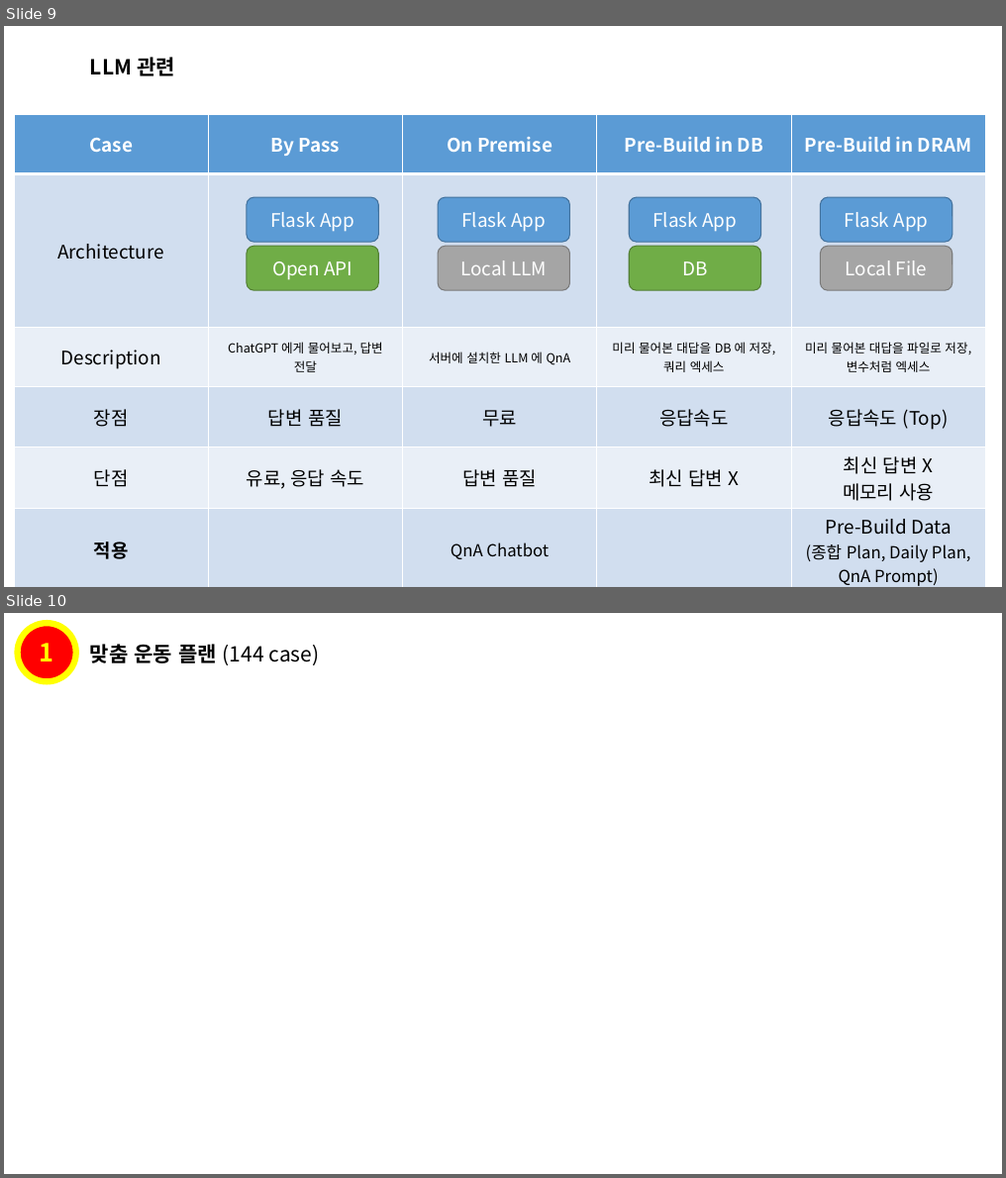
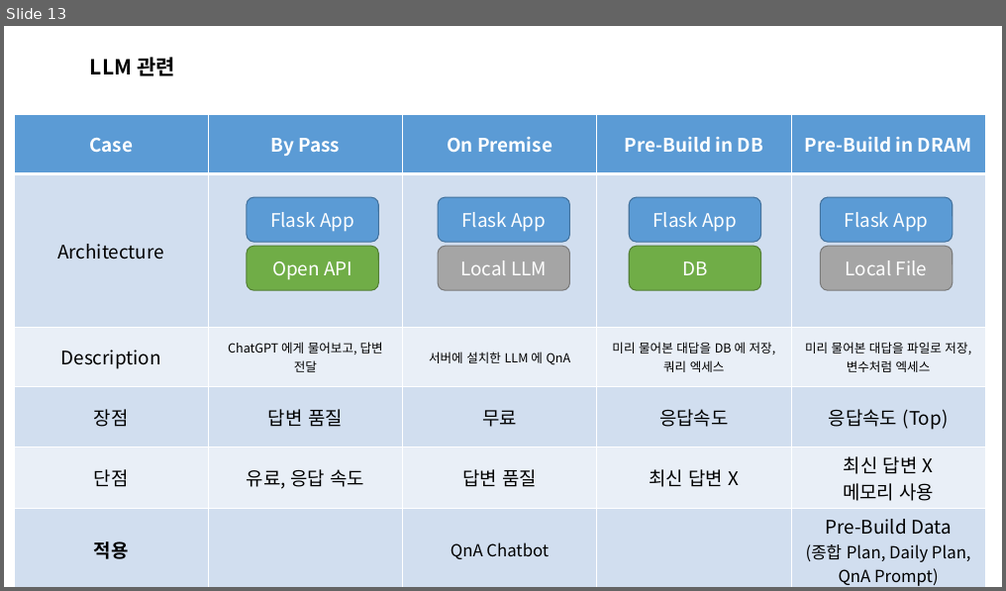
Before and after one commit to Brian-Hong-KR/Gymunity, a slide deck: Doc/세미나/Gymunity_PT_Seminar.pptx. Shown one above the other, each under a label of ours: slides 9 and 10 before the commit, slide 13 after it. The pictures are 1006x1178 and 1006x591 pixels, drawn with LibreOffice and Linux fonts; fonts in the diff are those of the drawing. Boxes give left, top, right and bottom in pixels: in the first picture for what was removed or moved away, otherwise in the second. Text is boxed around its words. In the diff, an @@ line names an element or a change of style, - is before the commit and + after.

```diff
--- a/Doc/세미나/Gymunity_PT_Seminar.pptx
+++ b/Doc/세미나/Gymunity_PT_Seminar.pptx
@@ slide 10 removed at box(4, 613, 1002, 1174), background #FFFFFF @@
@@ ellipse removed at box(18, 623, 76, 681) @@
-1
@@ text removed at box(90, 641, 320, 666) @@
-맞춤 운동 플랜 (144 case)
@@ what was slide 9 is now slide 13 @@
```
Also in this commit, not shown: 7 slides changed, 3 slides added, 1 other slide removed, 1 other file.
